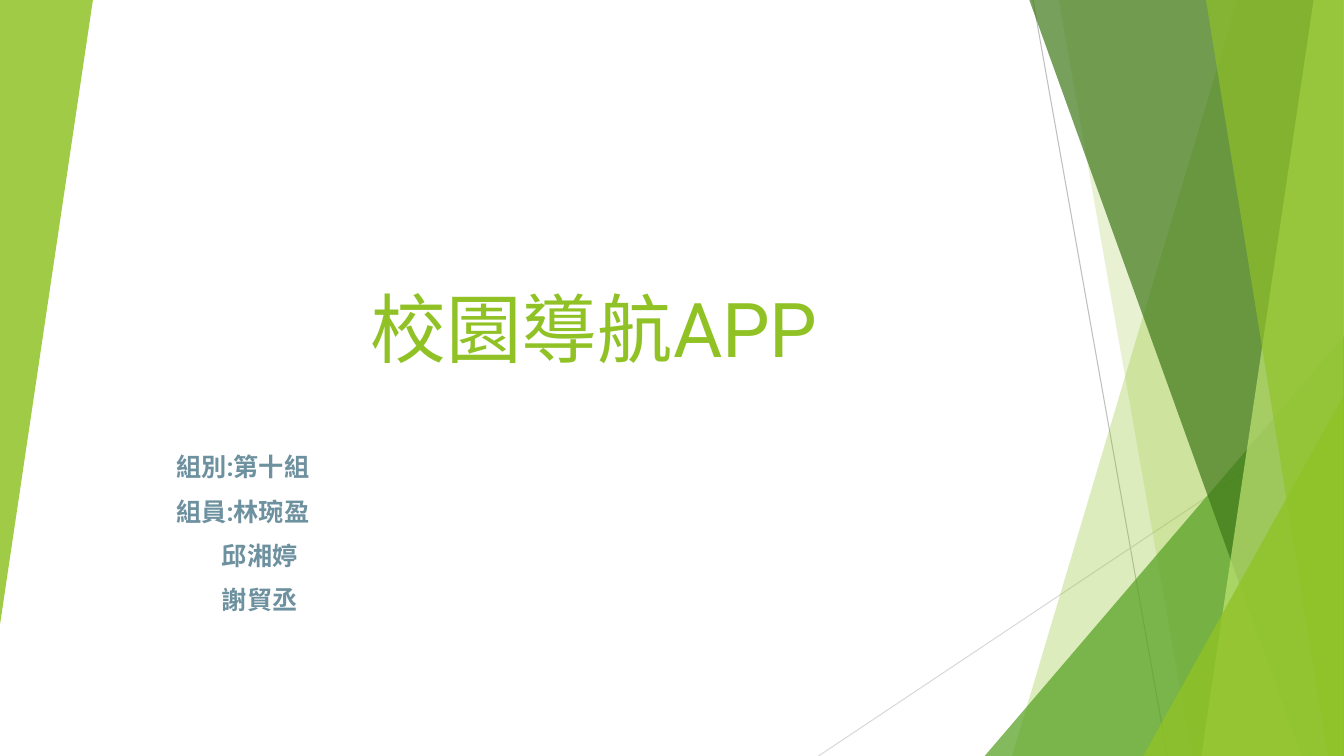
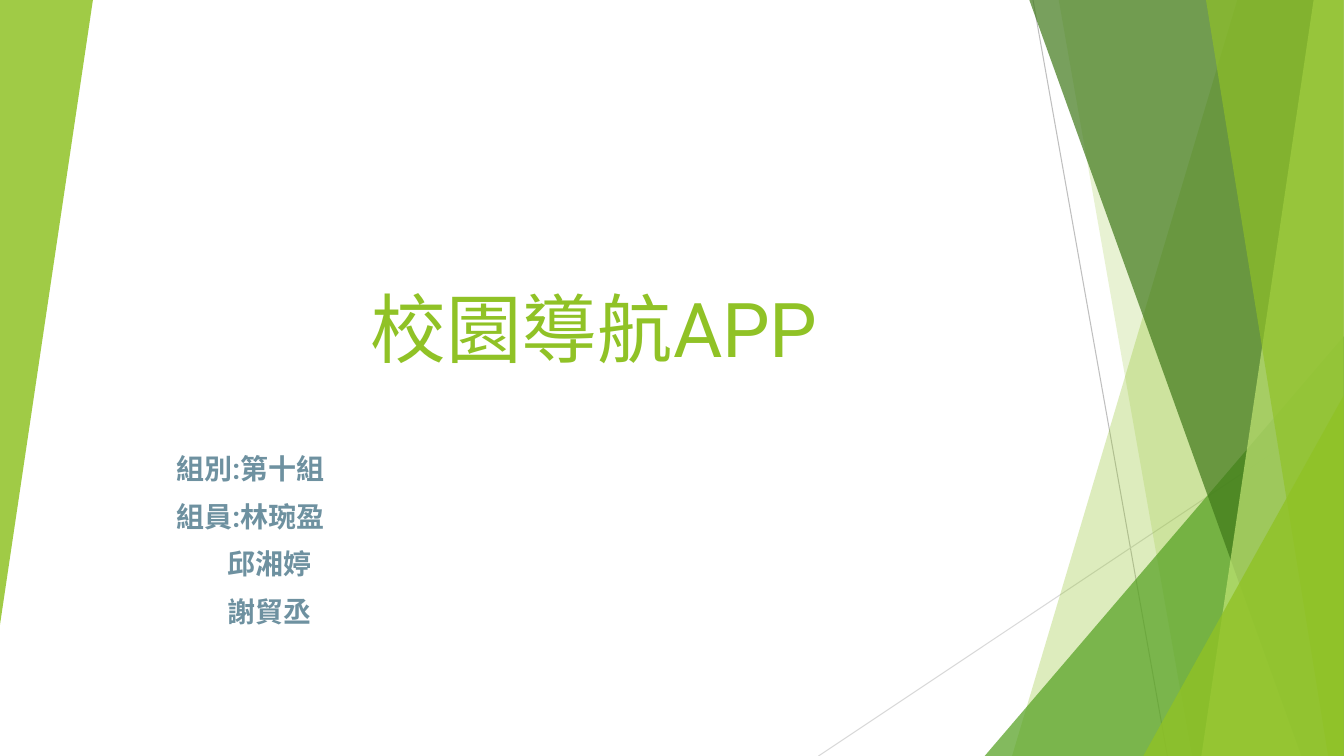
Before and after one commit to 0551102/107_SE_Team-10, a slide deck: slide 1 of 軟工期中v2.pptx. Drawn at 1344x756 pixels with LibreOffice and Linux fonts; fonts in the diff are those of the drawing. Boxes give left, top, right and bottom in pixels: in the first picture for what was removed or moved away, otherwise in the second. Text is boxed around its words. In the diff, an @@ line names an element or a change of style, - is before the commit and + after.

Commit message:
修改

```diff
--- a/軟工期中v2.pptx
+++ b/軟工期中v2.pptx
@@ subtitle "組別:第十組" at <box>176,455,324,625</box>: size 18 to 20 pt @@
```
